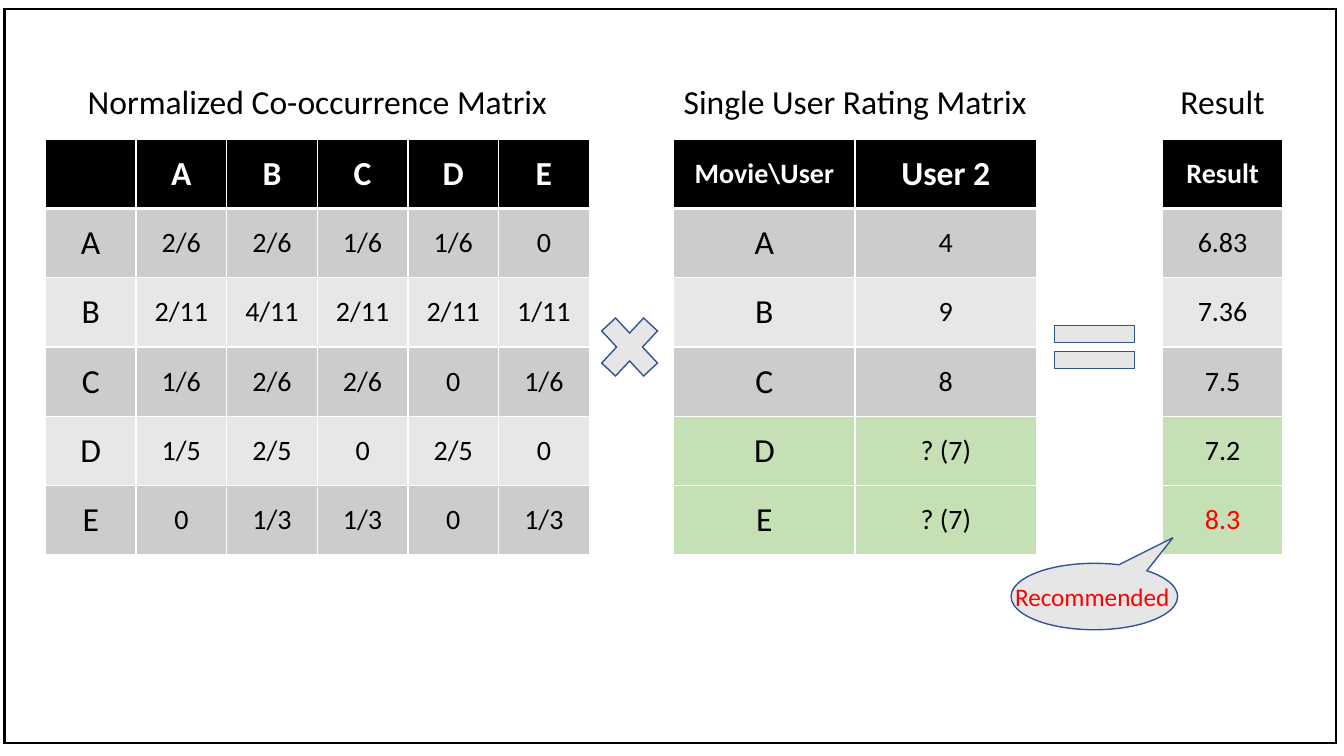
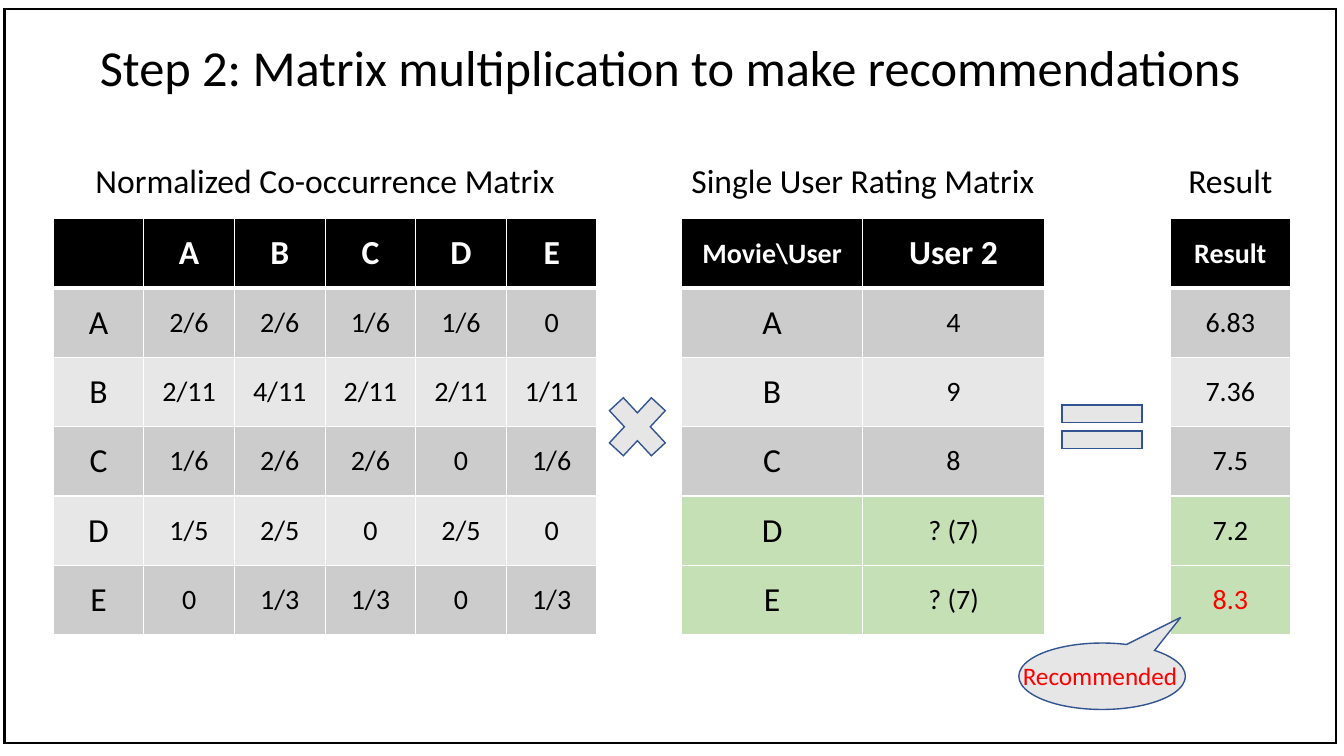
Before and after one commit to SeanCsc/Recommender-System, a slide deck: slide 3 of Other/workflow.pptx. Drawn at 1344x756 pixels with LibreOffice and Linux fonts; fonts in the diff are those of the drawing. Boxes give left, top, right and bottom in pixels: in the first picture for what was removed or moved away, otherwise in the second. Text is boxed around its words. In the diff, an @@ line names an element or a change of style, - is before the commit and + after.

```diff
--- a/Other/workflow.pptx
+++ b/Other/workflow.pptx
@@ text added at bbox=[100, 51, 1240, 94], 36 pt, text #000000 @@
+Step 2: Matrix multiplication to make recommendations
@@ 1 text, 1 cross, 1 math equal: place and size @@
-1 text, 1 cross, 1 math equal at bbox=[590, 90, 1264, 390]
+1 text, 1 cross, 1 math equal at bbox=[597, 169, 1272, 470]
@@ 3 tables, 3 texts, 1 speech bubble: place and size @@
-3 tables, 3 texts, 1 speech bubble at bbox=[45, 90, 1282, 630]
+3 tables, 3 texts, 1 speech bubble at bbox=[53, 169, 1291, 710]
```
Also in this commit, not shown: 1 other slide changed, 3 other files.
